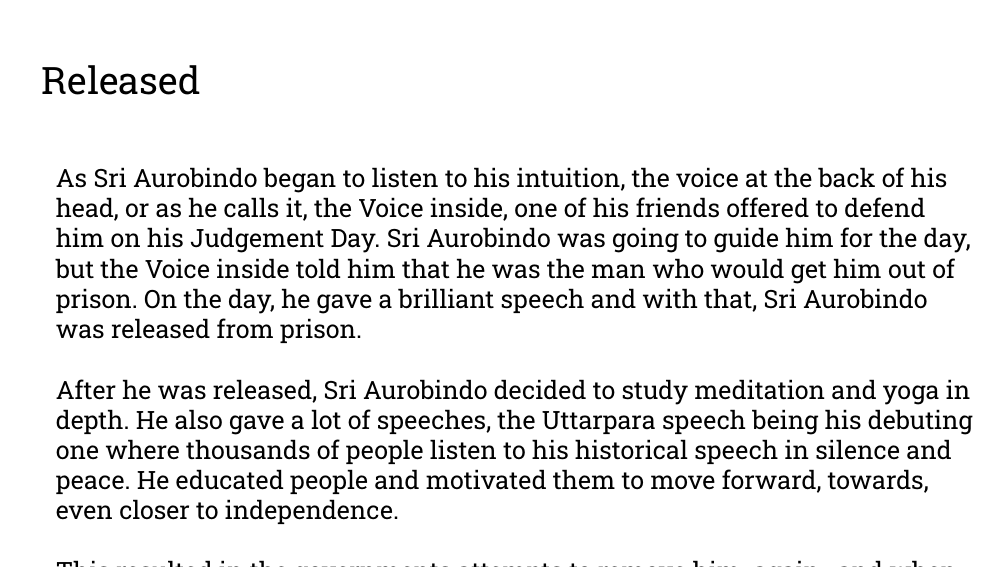
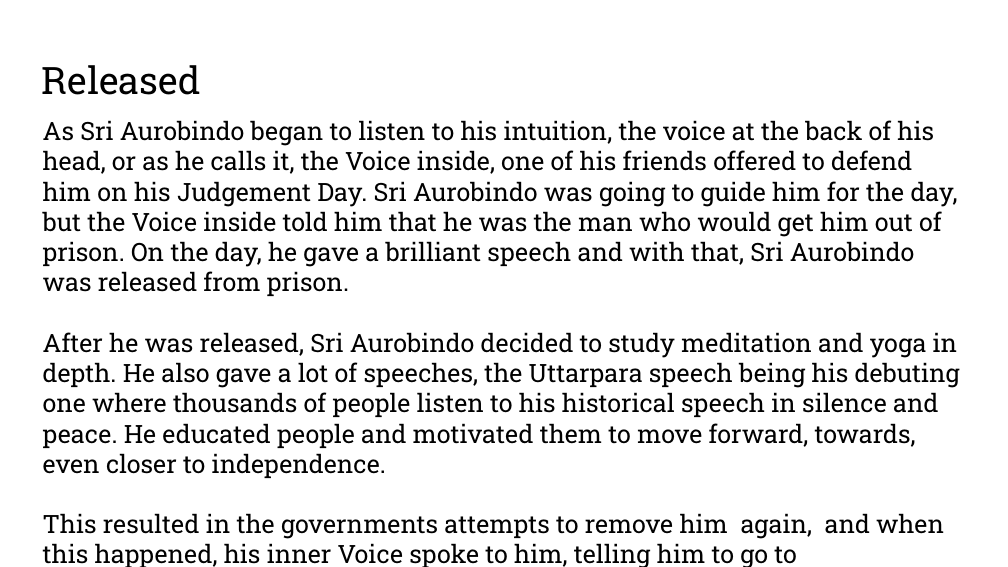
Before and after one commit to DivjotAlt/school, a slide deck: slide 4 of english project.pptx. Drawn at 1008x567 pixels with LibreOffice and Linux fonts; fonts in the diff are those of the drawing. Boxes give left, top, right and bottom in pixels: in the first picture for what was removed or moved away, otherwise in the second. Text is boxed around its words. In the diff, an @@ line names an element or a change of style, - is before the commit and + after.

```diff
--- a/english project.pptx
+++ b/english project.pptx
@@ text "As Sri Aurobindo began to ..." rewrapped from [56, 167, 973, 494] to [43, 120, 960, 567] @@
```
Also in this commit, not shown: 4 other slides changed.
